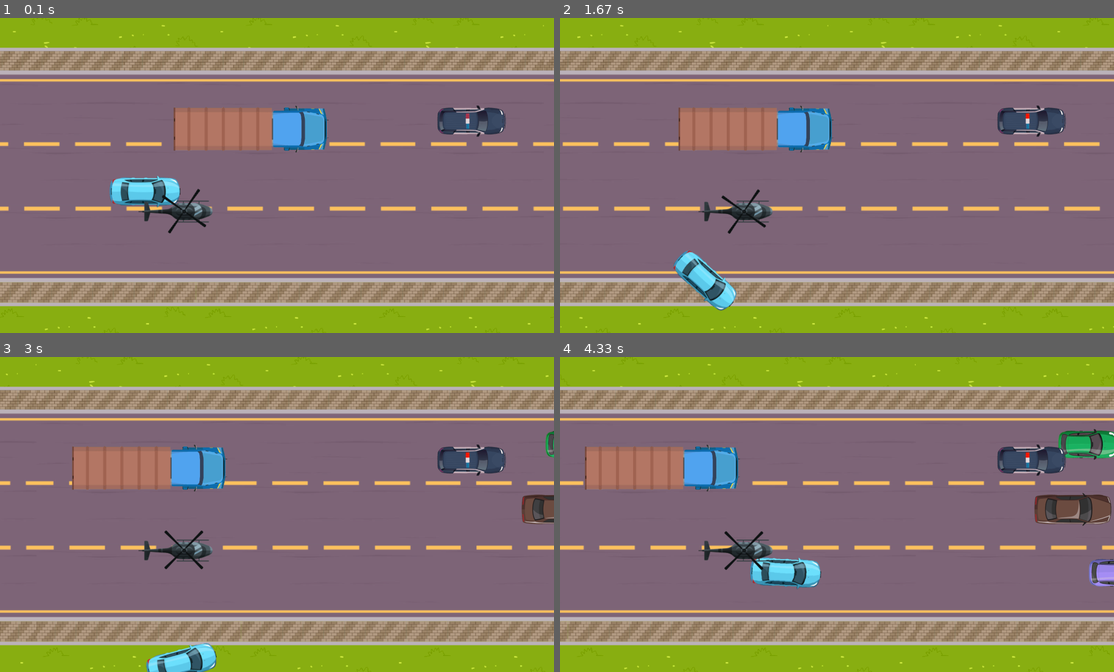
Above: before the commit, frames 1-4 (two rows, left to right).
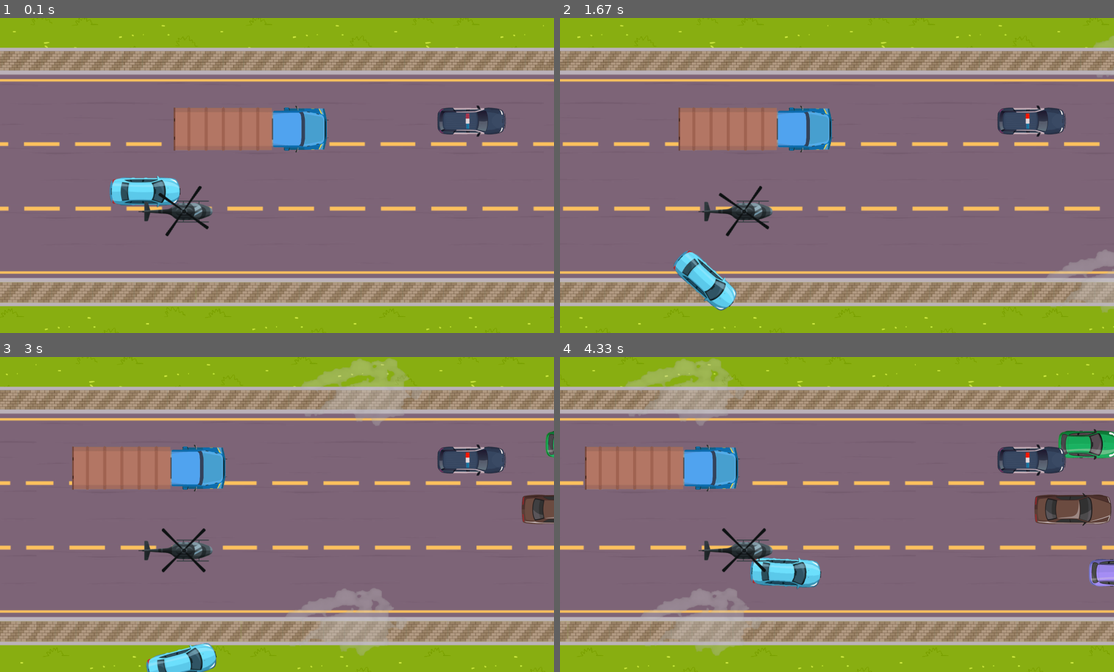
Above: after the commit, the same moments.

Repository: AdamJ77/highway-pygame
Game: pygame game, started from main_speeding.py
The game is run twice, just before and just after one commit, with the same random seed, the same clock (stepped at 60 frames per second) and the same inputs.
Inputs:
- Up to frame 1 (0.1 s): no input
- Up to frame 2 (1.67 s): hold P 0.33-0.8 s; hold D 0.33-0.8 s; hold D 0.83-1.3 s; tap Space at 0.9, 1.2, 1.4 s; hold W 1.33-1.63 s
- Up to frame 3 (3 s): hold D 1.67-2.13 s; tap Space at 1.73, 2.03, 2.23, 2.53, 2.8 s; hold A 2.17-2.7 s; hold S from 2.73 s (still down)
- Up to frame 4 (4.33 s): release S at 3.03 s; hold A 3.07-3.47 s; tap Space at 3.13, 3.43, 3.57, 3.97, 4.27 s; hold W 3.5-3.87 s; hold D from 3.9 s (still down)

The runs differ from the first frame. In frame 1, less than 0.1% of the frame differs, in the area x 28-38%, y 53-70%; in frame 2, 1.0%; in frame 3, 3.6%, in the area x 29-77%, y 0-95%; in frame 4, 3.6%.

Commit message:
Added clouds class

Diff:
--- a/classes_other.py
+++ b/classes_other.py
@@ -221,11 +221,6 @@
         return (self.x + self.width / 2 + 15, self.y + self.height / 2 )
 
     def rotate_turbine(self):
-        # rotated_image = pg.transform.rotate(self.turbine_model, self.turbine_rotation)
-        # new_rect = rotated_image.get_rect(center=(self.turbine_model.get_rect(topleft=(self.x_turbine, self.y_turbine)).center))
-        # self.turbine_model = rotated_image
-        # self.turbine_rotation += TURBINE_SPEED % 360
-        # self.x_turbine, self.y_turbine = new_rect.topleft
         self.turbine_image = pg.transform.rotate(self.turbine_model, self.turbine_rotation)
         self.turbine_rotation += TURBINE_SPEED % 360  # Value will reapeat after 359. This prevents angle to overflow.
         x, y = self.turbine_rect.center  # Save its current center.
@@ -247,3 +242,38 @@
     @y.setter
     def y(self, new_y):
         self._y = new_y
+
+
+
+
+class Cloud(pg.sprite.Sprite):
+    def __init__(self, model: pg.image, width: int, speed: float, start_position: tuple[int]) -> None:
+        super().__init__()
+        self.model = model
+        self.width = width
+        self.speed = speed
+        self._x = start_position[0]
+        self._y = start_position[1]
+        self.isOut = False
+
+
+    @property
+    def x(self):
+        return self._x
+
+    @x.setter
+    def x(self, new_x):
+        self._x = new_x
+
+    @property
+    def y(self):
+        return self._y
+
+    @y.setter
+    def y(self, new_y):
+        self._y = new_y
+
+    def move(self):
+        self.x -= self.speed
+        if self.x + self.width < 0:
+            self.isOut = True
--- a/config.py
+++ b/config.py
@@ -100,10 +100,18 @@
 POLICE_CHOPPER_HEIGHT = POLICE_CHOPPER_IMAGE.get_height()
 CHOPPER_STARTING_POINT = WIDTH//4, HEIGHT//2
 
-TURBINE_IMAGE = pg.transform.rotate(pg.image.load("images/turbine.png"), -90)
+TURBINE_IMAGE = pg.transform.rotate(pg.image.load("images/turbine2.png"), -90)
 TURBINE_HEIGHT, TURBINE_WIDTH = TURBINE_IMAGE.get_height(), TURBINE_IMAGE.get_width()
 TURBINE_SPEED = 10
 
 # TRAFFIC
 PROBABILITY_OF_SPAWN = 20
 NUM_OF_TRAFFIC = 4
+
+
+# CLOUDS
+CLOUD_DENSITY = 3
+PROBABILITY_OF_SPAWN_CLOUD = 20
+
+CLOUD_1_IMAGE = pg.image.load("images/cloud.png")
+CLOUD_2_IMAGE = pg.image.load("images/cloud2.png")
--- a/main_speeding.py
+++ b/main_speeding.py
@@ -6,11 +6,12 @@
 import pygame as pg
 
 from class_player import Player
-from classes_other import Chopper, Game, Police, Truck
+from classes_other import Chopper, Cloud, Game, Police, Truck
 from collisions import collisions
-from config import (AREA_SURFACE, HIGHWAY_IMAGE_WIDTH, NUM_OF_TRAFFIC,
-                    PROBABILITY_OF_SPAWN, WIN)
-from utils import (create_boundaries, create_color_cars_dict,
+from config import (AREA_SURFACE, CLOUD_DENSITY, HIGHWAY_IMAGE_WIDTH,
+                    NUM_OF_TRAFFIC, PROBABILITY_OF_SPAWN,
+                    PROBABILITY_OF_SPAWN_CLOUD, WIN)
+from utils import (create_boundaries, create_cloud, create_color_cars_dict,
                    create_spawning_locations, create_traffic_car,
                    get_random_car, get_random_colors, scroll_background,
                    scroll_lamps)
@@ -84,7 +85,8 @@
     player: Player,
     traffic_cars: np.array,
     police: Police,
-    chopper: Chopper
+    chopper: Chopper,
+    clouds: np.array
     ) -> None:
     """
     Updates screen images' positions
@@ -102,9 +104,18 @@
     WIN.blit(police.model, (police.x, police.y))
     WIN.blit(chopper.model, (chopper.x, chopper.y))
     WIN.blit(chopper.turbine_image, chopper.turbine_rect)
+
+    clouds_to_pop = []
+    for i, cloud in enumerate(clouds):
+        if not cloud.isOut:
+            WIN.blit(cloud.model, (cloud.x, cloud.y))
+        else:
+            clouds_to_pop.append(i)
+    clouds = np.delete(clouds, clouds_to_pop)
+
     WIN.blit(AREA_SURFACE, (0,0))
     pg.display.update()
-    return traffic_cars
+    return traffic_cars, clouds
 
 
 def check_location(
@@ -141,13 +152,30 @@
     return traffic_cars
 
 
+def spawn_clouds(
+    prob_of_spawn: int,
+    density: int,
+    clouds: np.ndarray[Cloud]) -> np.ndarray:
+    """
+    Spawn clouds
+    """
+    if len(clouds) >= density:
+        return clouds
+    chance_of_spawn = random.randint(0, 1000)
+    if chance_of_spawn < prob_of_spawn:
+        cloud = create_cloud()
+        clouds = np.append(clouds, cloud)
+    return clouds
+
+
 def move_traffic(traffic_cars: np.array):
     for car in traffic_cars:
         car.free_decelaration()
 
 
-# AI actions
-# maniac/police tailgating player
+def move_clouds(clouds: np.array):
+    for cloud in clouds:
+        cloud.move()
 
 
 # MAIN
@@ -173,6 +201,7 @@
     traffic_cars = np.array([], dtype=object)
     traffic_cars = np.append(traffic_cars, truck1)
 
+    clouds = np.array([], dtype=object)
 
     while run:
         pg.display.flip()
@@ -187,7 +216,7 @@
             scroll_speed_bg = 0
 
         # UPDATE CARS IMAGES
-        traffic_cars = update_screen(player, traffic_cars, police_car, chopper)
+        traffic_cars, clouds = update_screen(player, traffic_cars, police_car, chopper, clouds)
 
         # CHECK IF PLAYER COLLIDED WITH BOUNDARY OR CAR
         collisions(player, traffic_cars, upper_b, lower_b)
@@ -195,6 +224,9 @@
         # CHOPPER TURBINES TEST
         chopper.rotate_turbine()
 
+        # CLOUD TESTING
+        clouds = spawn_clouds(PROBABILITY_OF_SPAWN_CLOUD, CLOUD_DENSITY, clouds)
+        move_clouds(clouds)
         # CHECK FOR PLAYER'S INPUT
         input_player(player, police_car)
 
--- a/utils.py
+++ b/utils.py
@@ -1,18 +1,20 @@
 import random
 
+import numpy as np
 import pygame as pg
 
-from classes_other import Car, ColorCar, Location
+from classes_other import Car, Cloud, ColorCar, Location
 from config import (CAR_HEIGHT, CAR_IMAGE_GREEN, CAR_IMAGE_PURPLE,
-                    CAR_IMAGE_RED, CAR_WIDTH, DRIVING_AREA_SIZE, HEIGHT,
-                    HIGHWAY_IMAGE, HIGHWAY_IMAGE_WIDTH, LAMPS_IMAGE,
-                    LAMPS_WIDTH, MUSCLE_CAR_HEIGHT, MUSCLE_CAR_IMAGE_YELLOW,
+                    CAR_IMAGE_RED, CAR_WIDTH, CLOUD_1_IMAGE, CLOUD_2_IMAGE,
+                    DRIVING_AREA_SIZE, HEIGHT, HIGHWAY_IMAGE,
+                    HIGHWAY_IMAGE_WIDTH, LAMPS_IMAGE, LAMPS_WIDTH,
+                    MUSCLE_CAR_HEIGHT, MUSCLE_CAR_IMAGE_YELLOW,
                     MUSCLE_CAR_WIDTH, SCROLL_SPEED, SEDAN_CAR_HEIGHT,
                     SEDAN_CAR_IMAGE_BROWN, SEDAN_CAR_WIDTH, SPAWN_LOCATIONS,
                     WIDTH, WIN, bg_tiles, lamp_tiles)
 
 
-def get_random_colors() -> list:
+def get_random_colors() -> list[int]:
     """Return RGB list color"""
     return [random.randint(0, 255) for _ in range(3)]
 
@@ -37,7 +39,7 @@
     return scroll_speed_lamp
 
 
-def create_color_cars_dict():
+def create_color_cars_dict() -> dict:
     Car_Colors = {}
     Car_Colors[ColorCar.CAR_GREEN] = [CAR_IMAGE_GREEN, (CAR_WIDTH, CAR_HEIGHT)]
     Car_Colors[ColorCar.CAR_RED] = [CAR_IMAGE_RED, ((CAR_WIDTH, CAR_HEIGHT))]
@@ -47,14 +49,14 @@
     return Car_Colors
 
 
-def create_spawning_locations():
+def create_spawning_locations() -> tuple[Location]:
     loc1 = Location.location(SPAWN_LOCATIONS[0], 1)
     loc2 = Location.location(SPAWN_LOCATIONS[1], 2)
     loc3 = Location.location(SPAWN_LOCATIONS[2], 3)
     return loc1, loc2, loc3
 
 
-def create_boundaries() -> tuple:
+def create_boundaries() -> tuple[pg.Rect]:
     upper = pg.Rect(0, 0, WIDTH, DRIVING_AREA_SIZE[0] + 25)
     lower = pg.Rect(0, DRIVING_AREA_SIZE[1], WIDTH, 100)
     return (upper, lower)
@@ -74,3 +76,17 @@
     new_car.line = location.line_value
     location.car_occupying = new_car
     return new_car
+
+
+def create_cloud() -> Cloud:
+    scale = random.random()
+    image = random.choice([CLOUD_1_IMAGE, CLOUD_2_IMAGE])
+    speed = random.randint(10, 15)
+    transparency = random.randint(50, 100)
+    # scale = random.randint(10, 20) / 10
+    model = image
+    # model = pg.transform.scale(image, (image.get_width() * scale, image.get_height() * scale))
+    model.set_alpha(transparency)
+    image_width = model.get_width()
+    starting_point = (WIDTH, random.randint(0, HEIGHT - model.get_height()))
+    return Cloud(model, image_width, speed, starting_point)
Binary file added: images/cloud.png
Binary file added: images/cloud2.png
Binary file added: images/turbine2.png
